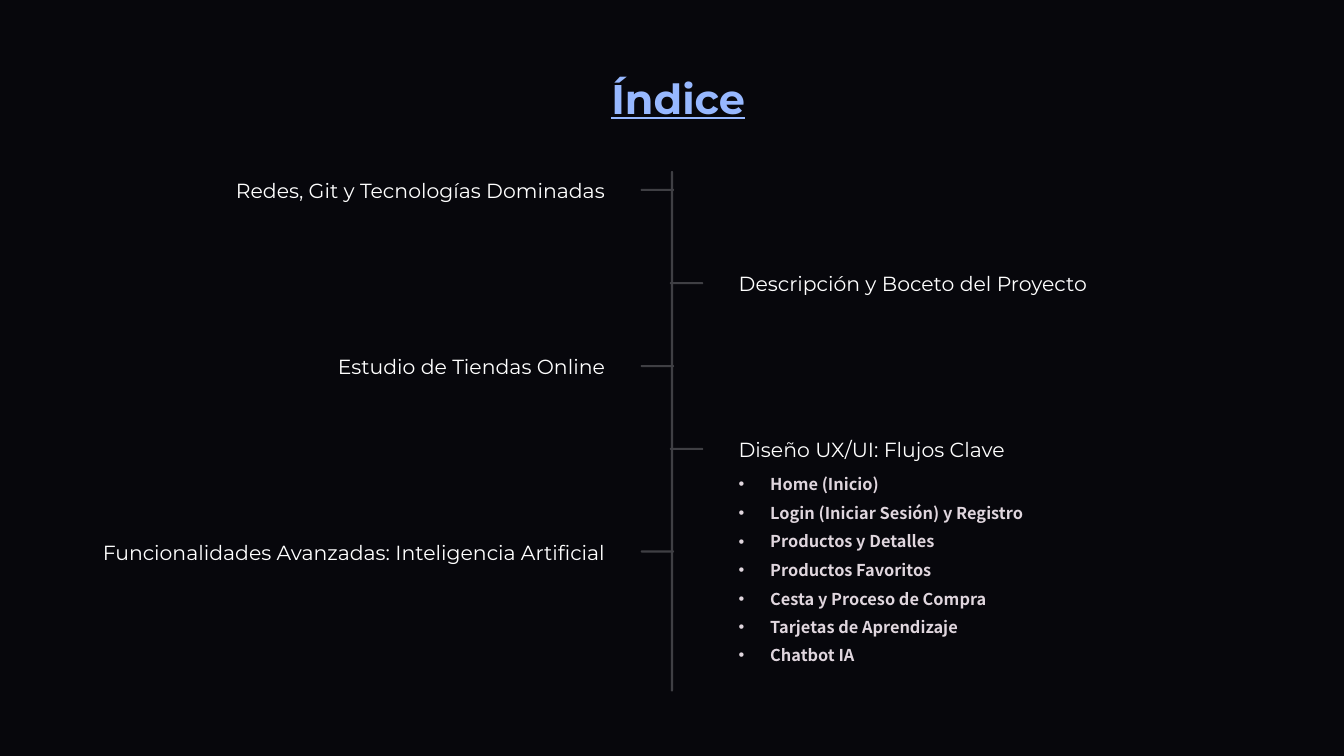
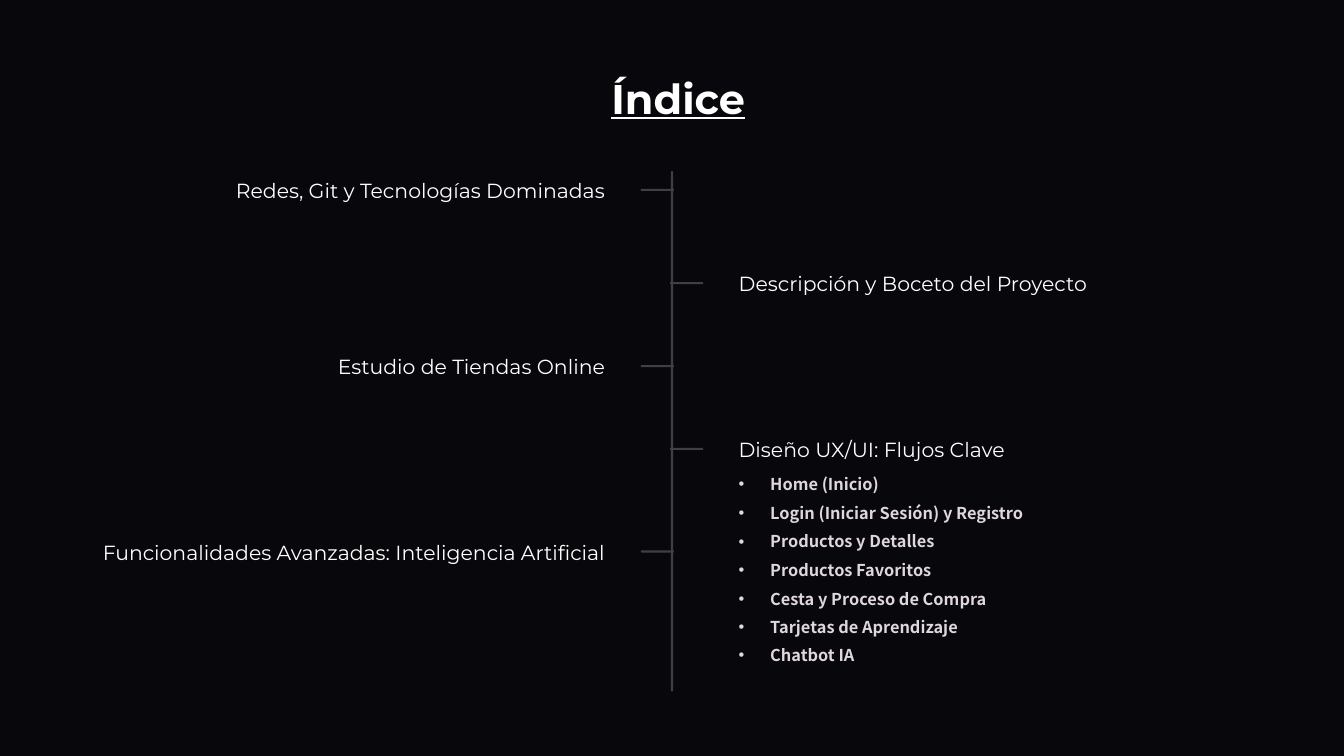
Before and after one commit to DavidCorredorMiguel/proyectogrupo2, a slide deck: slide 2 of Tech-and-Learn-Innovacion-y-Aprendizaje-en-E-commerce (1).pptx. Drawn at 1344x756 pixels with LibreOffice and Linux fonts; fonts in the diff are those of the drawing; background and template pictures are left out. Boxes give left, top, right and bottom in pixels: in the first picture for what was removed or moved away, otherwise in the second. Text is boxed around its words. In the diff, an @@ line names an element or a change of style, - is before the commit and + after.

```diff
--- a/Tech-and-Learn-Innovacion-y-Aprendizaje-en-E-commerce (1).pptx
+++ b/Tech-and-Learn-Innovacion-y-Aprendizaje-en-E-commerce (1).pptx
@@ text "Índice" at bbox=[611, 76, 745, 119]: text colour #97B8FF to #FFFFFF @@
```
Also in this commit, not shown: 7 other slides changed.
